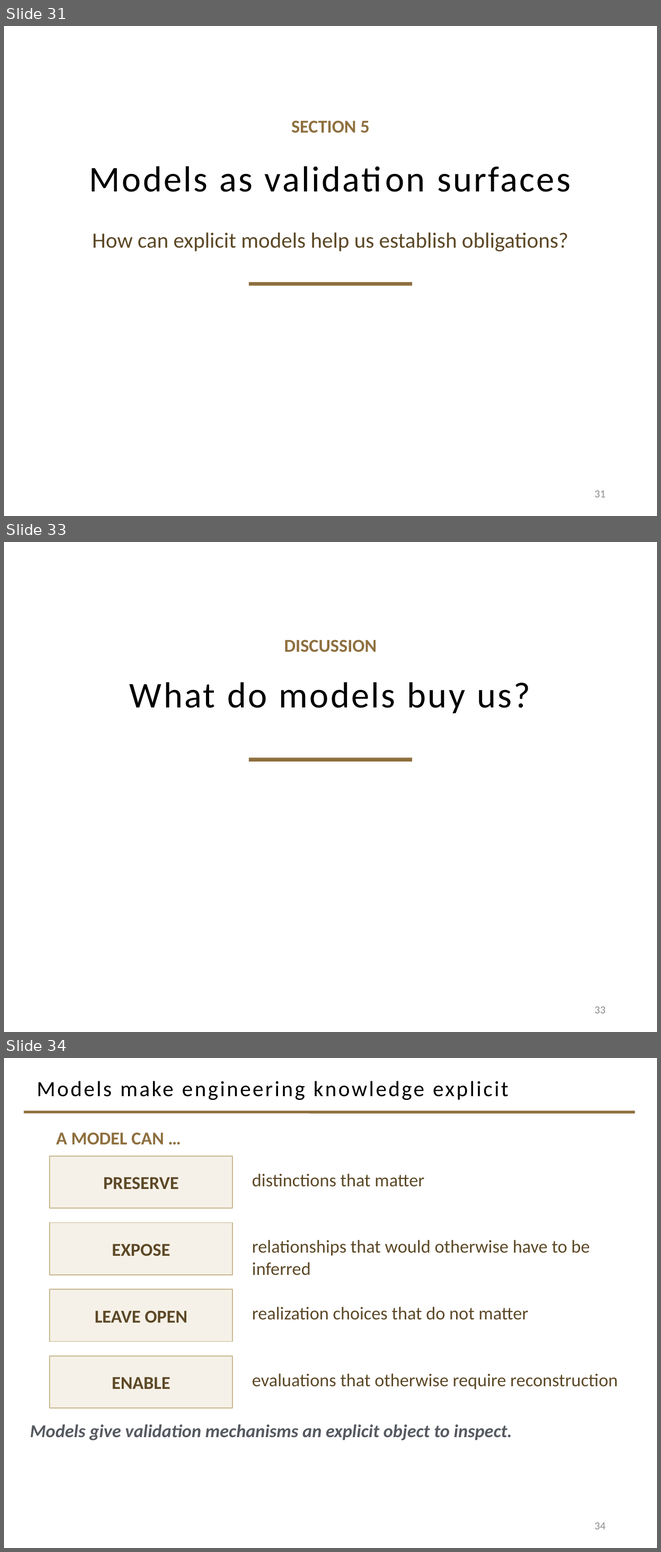
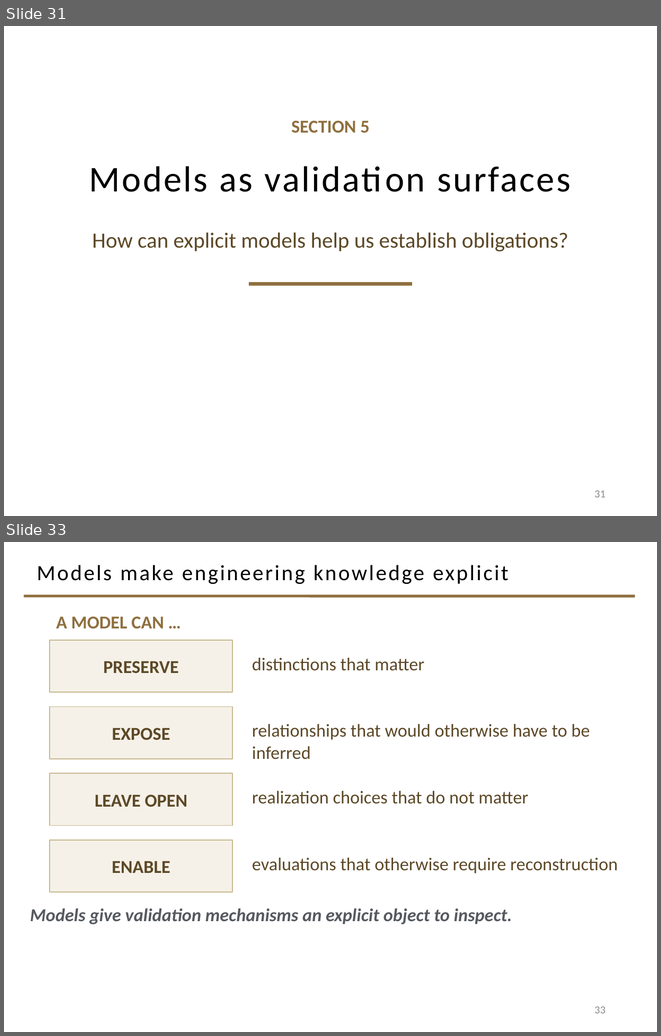
Before and after one commit to davisjam/model-based-agentic-software-engineering, a slide deck: course/lectures/act-2-delegation-and-control/03-alignment/2-3-Alignment.pptx. Shown one above the other, each under a label of ours: slides 31, 33 and 34 before the commit, slides 31 and 33 after it; the slides between them are not shown. The pictures are 661x1552 and 661x1036 pixels, drawn with LibreOffice and Linux fonts; fonts in the diff are those of the drawing; background and template pictures are left out. Boxes give left, top, right and bottom in pixels: in the first picture for what was removed or moved away, otherwise in the second. Text is boxed around its words. In the diff, an @@ line names an element or a change of style, - is before the commit and + after.

Commit message:
deck 2-3: cut 5 — drop the two pre-section beats; lab-models slide opens Section 5 as the discussion, 'knowledge explicit' becomes the answer (44->42)

```diff
--- a/course/lectures/act-2-delegation-and-control/03-alignment/2-3-Alignment.pptx
+++ b/course/lectures/act-2-delegation-and-control/03-alignment/2-3-Alignment.pptx
@@ slide 33 removed at box(4, 542, 657, 1032), background #FFFFFF @@
@@ text removed at box(284, 640, 377, 652) @@
-DISCUSSION
@@ title removed at box(130, 682, 530, 713) @@
-What do models buy us?
@@ rectangle removed at box(249, 758, 412, 761) @@
@@ page number removed at box(594, 1006, 606, 1013) @@
-33
@@ what was slide 34 is now slide 33 @@
@@ page number at box(594, 1006, 606, 1013): text changed @@
-34
+33
```
Also in this commit, not shown: 1 slide changed, 1 other slide removed.
